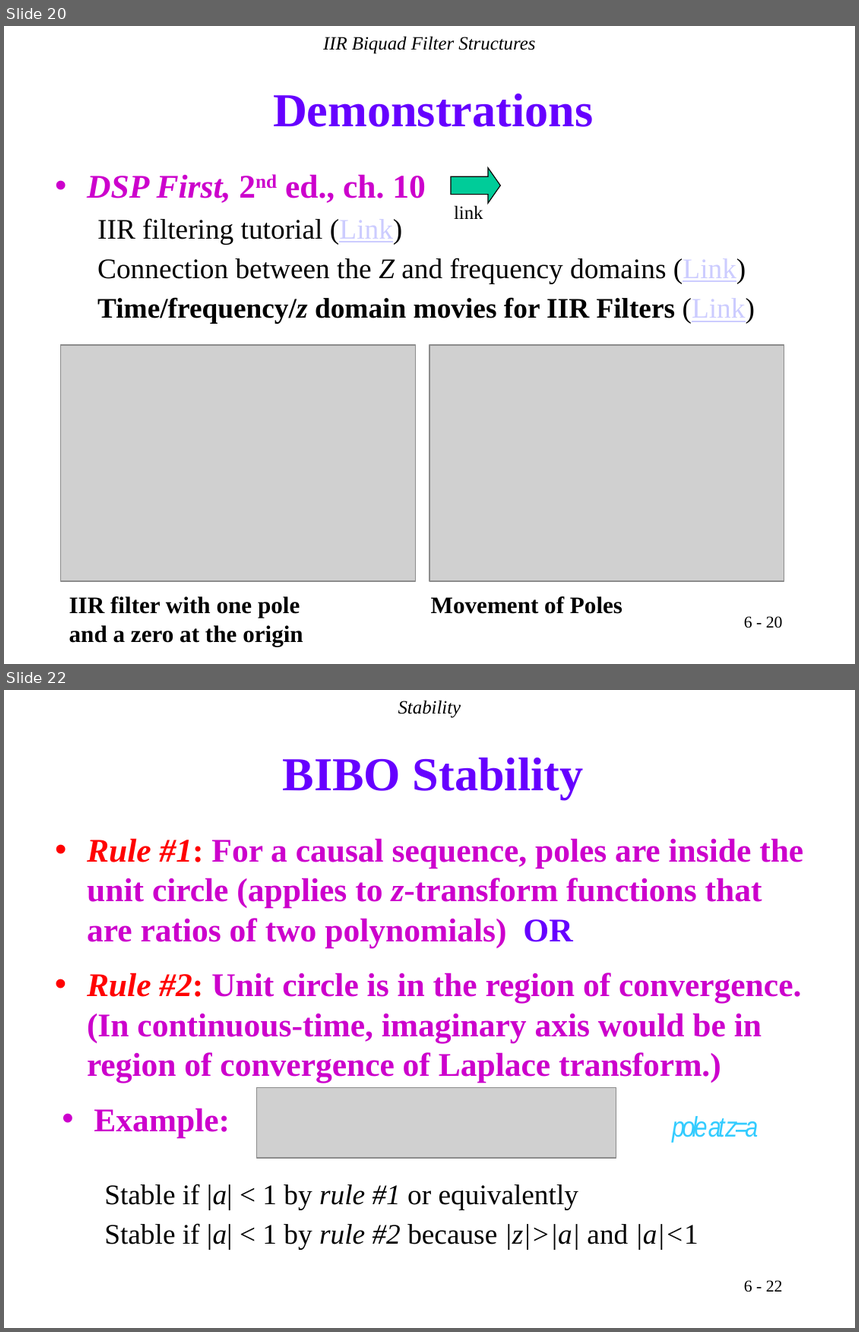
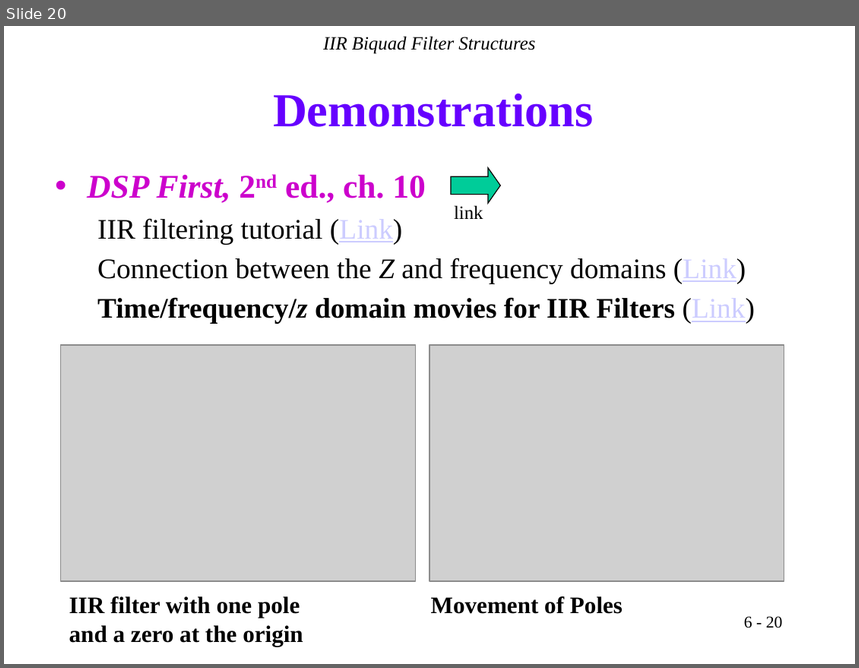
Before and after one commit to Real-Time-DSP/lectures, a slide deck: docs/_static/IIR.pptx. Shown one above the other, each under a label of ours: slides 20 and 22 before the commit, slide 20 after it; the slides between them are not shown. The pictures are 859x1332 and 859x668 pixels, drawn with LibreOffice and Linux fonts; fonts in the diff are those of the drawing; grey boxes stand for pictures. Boxes give left, top, right and bottom in pixels: in the first picture for what was removed or moved away, otherwise in the second. Text is boxed around its words. In the diff, an @@ line names an element or a change of style, - is before the commit and + after.

```diff
--- a/docs/_static/IIR.pptx
+++ b/docs/_static/IIR.pptx
@@ slide 22 removed at (4,690,855,1328), background #FFFFFF @@
@@ text removed at (398,700,462,718) @@
-Stability
@@ title removed at (283,757,583,799) @@
-BIBO Stability
@@ text removed at (87,838,804,948) @@
-• Rule #1: For a causal sequence, poles are inside the unit circle (applies to z-transform functions that are ratios of two polynomials) OR
@@ text removed at (87,973,801,1083) @@
-• Rule #2: Unit circle is in the region of convergence. (In continuous-time, imaginary axis would be in region of convergence of Laplace transform.)
@@ picture removed at (257,1087,616,1158) @@
@@ text removed at (94,1108,230,1138) @@
-• Example:
@@ text removed at (672,1116,759,1142) @@
-pole at z=a
@@ text removed at (104,1184,699,1249) @@
-  Stable if |a| < 1 by rule #1 or equivalently
-  Stable if |a| < 1 by rule #2 because |z|>|a| and |a|<1
@@ page number removed at (744,1281,783,1293) @@
-6 - 22
```
Also in this commit, not shown: 6 slides changed, 16 other slides removed.
